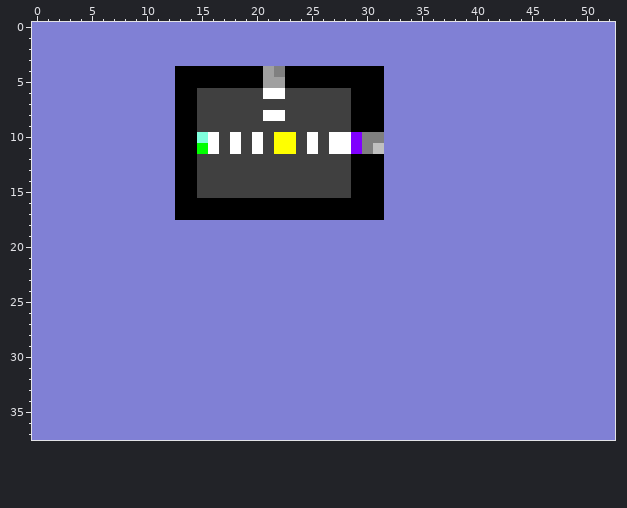
Two states of a pixel-art sprite, assets/level_2.png. The picture above is the old version.
The file is 53x38 pixels.
Once edited:
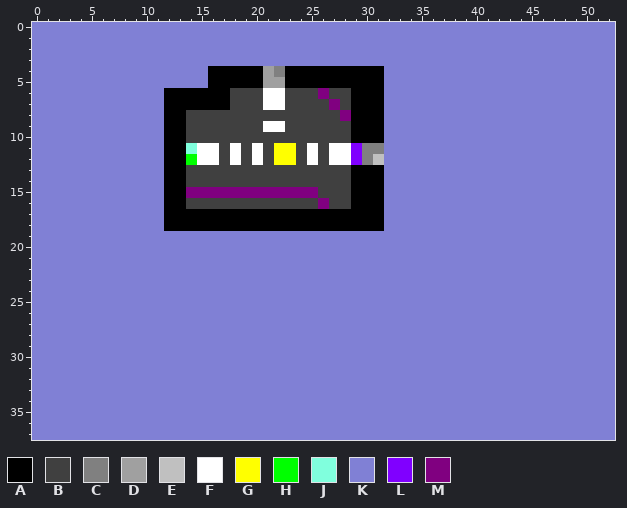
Palette (. is transparent): A #000000  B #404040  C #808080  D #a0a0a0  E #c0c0c0  F #ffffff  G #ffff00  H #00ff00  J #80ffdd  K #8080d5  L #8000ff  M #800080
What changed:
@@ x 10..33 @@
  3 KKKKKKKKKKKKKKKKKKKKKKKK
- 4 KKKAAAAAAAADCAAAAAAAAAKK
- 5 KKKAAAAAAAADDAAAAAAAAAKK
- 6 KKKAABBBBBBFFBBBBBBAAAKK
- 7 KKKAABBBBBBBBBBBBBBAAAKK
- 8 KKKAABBBBBBFFBBBBBBAAAKK
- 9 KKKAABBBBBBBBBBBBBBAAAKK
-10 KKKAAJFBFBFBGGBFBFFLCCKK
-11 KKKAAHFBFBFBGGBFBFFLCEKK
-12 KKKAABBBBBBBBBBBBBBAAAKK
-13 KKKAABBBBBBBBBBBBBBAAAKK
-14 KKKAABBBBBBBBBBBBBBAAAKK
-15 KKKAABBBBBBBBBBBBBBAAAKK
-16 KKKAAAAAAAAAAAAAAAAAAAKK
-17 KKKAAAAAAAAAAAAAAAAAAAKK
-18 KKKKKKKKKKKKKKKKKKKKKKKK
+ 4 KKKKKKAAAAADCAAAAAAAAAKK
+ 5 KKKKKKAAAAADDAAAAAAAAAKK
+ 6 KKAAAAAABBBFFBBBMBBAAAKK
+ 7 KKAAAAAABBBFFBBBBMBAAAKK
+ 8 KKAABBBBBBBBBBBBBBMAAAKK
+ 9 KKAABBBBBBBFFBBBBBBAAAKK
+10 KKAABBBBBBBBBBBBBBBAAAKK
+11 KKAAJFFBFBFBGGBFBFFLCCKK
+12 KKAAHFFBFBFBGGBFBFFLCEKK
+13 KKAABBBBBBBBBBBBBBBAAAKK
+14 KKAABBBBBBBBBBBBBBBAAAKK
+15 KKAAMMMMMMMMMMMMBBBAAAKK
+16 KKAABBBBBBBBBBBBMBBAAAKK
+17 KKAAAAAAAAAAAAAAAAAAAAKK
+18 KKAAAAAAAAAAAAAAAAAAAAKK
 19 KKKKKKKKKKKKKKKKKKKKKKKK
Pixel boxes of the changes (left, top, right, bottom) in both pictures:
changed: (164, 66, 384, 231)
